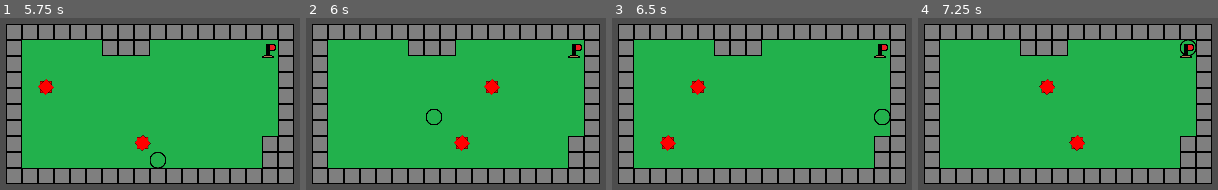
Above: before the commit, frames 1-4 (left to right).
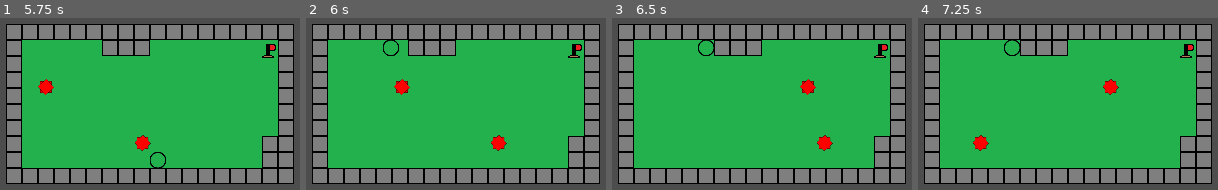
Above: after the commit, the same moments.

Repository: pt80/MobileGame
Game: Godot game, scene res://Scenes/Levels/NeilLevel.tscn
The game is run twice, just before and just after one commit, with the same random seed, the same clock (stepped at 60 frames per second) and the same inputs. This scene is started directly instead of the project's main scene.
Inputs:
- Up to frame 1 (5.75 s): hold D (right) 0.53-1.28 s; hold S (down) 1.28-2.03 s; hold D (right) 2.03-2.78 s; hold W (up) 2.78-3.53 s; hold A (left) 3.53-5.03 s; hold S (down) from 5.03 s (still down)
- Up to frame 2 (6 s): release S (down) at 5.78 s; hold D (right) from 5.78 s (still down)
- Up to frame 3 (6.5 s): keep holding D (right)
- Up to frame 4 (7.25 s): release D (right) at 6.53 s; hold W (up) from 6.53 s (still down)

Frame 1 is identical in both runs. In frame 2, 1.6% of the frame differs, in the area x 25-67%, y 12-78%; in frame 3, 1.5%; in frame 4, 1.5%.

Commit message:
changed death function

Diff:
--- a/Scripts/MainCharacter.gd
+++ b/Scripts/MainCharacter.gd
@@ -19,4 +19,4 @@
 
 func Death():
 	print('our hero is dead')
-	get_tree().reload_current_scene()
+	global_position = Vector2i(30,30)
